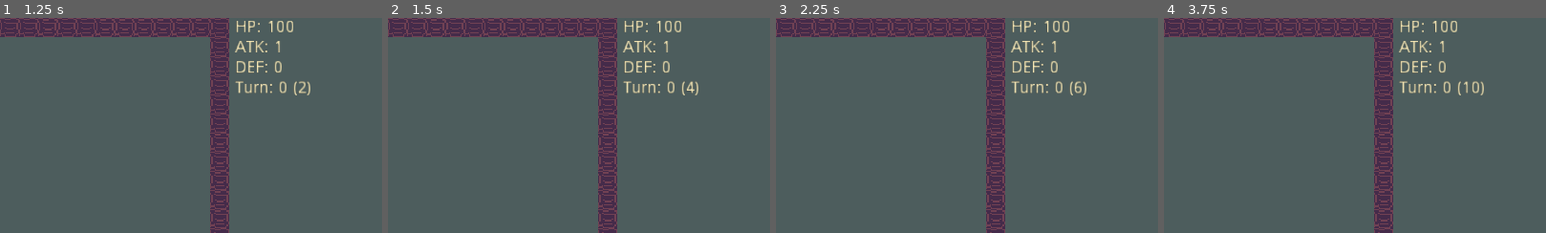
Above: before the commit, frames 1-4 (left to right).
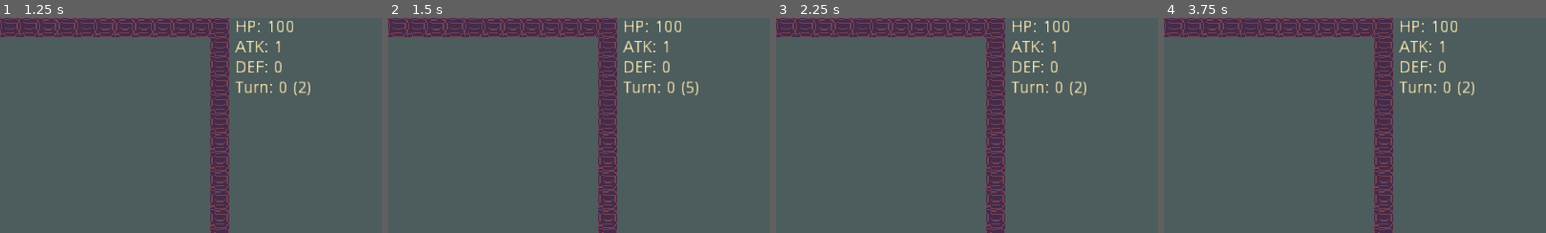
Above: after the commit, the same moments.

Repository: Patashu/Achronal-Dungeon
Game: Godot game, scene res://PlayingField.tscn
The game is run twice, just before and just after one commit, with the same random seed, the same clock (stepped at 60 frames per second) and the same inputs.
Inputs (mouse positions are % of the whole screen's width and height, from its top left):
- Up to frame 1 (1.25 s): tap Enter at 0.5 s; move the mouse to (72, 45) at 0.52 s; hold Right (ui_right) from 0.53 s (still down); tap Z (undo) at 0.6 s
- Up to frame 2 (1.5 s): tap R (restart) at 1.25 s; move the mouse to (30, 55) at 1.27 s; release Right (ui_right) at 1.28 s; hold Down (ui_down) from 1.28 s (still down); tap Z (undo) at 1.35 s
- Up to frame 3 (2.25 s): tap Escape (meta_restart) at 2 s; move the mouse to (60, 28) at 2.02 s; release Down (ui_down) at 2.03 s; hold Right (ui_right) from 2.03 s (still down); tap Z (undo) at 2.1 s
- Up to frame 4 (3.75 s): tap R (restart) at 2.75 s; move the mouse to (45, 70) at 2.77 s; release Right (ui_right) at 2.78 s; hold Up (ui_up) 2.78-3.53 s; tap Z (undo) at 2.85, 3.6 s; tap Escape (meta_restart) at 3.5 s; move the mouse to (80, 65) at 3.52 s; hold Left (ui_left) from 3.53 s (still down)
The pictures show only the part of the screen within x 50-100%, y 0-50%; the shares and areas given below are measured in that part.

Frame 1 is identical in both runs. In frame 2, less than 0.1% of the frame differs, in the area x 78-81%, y 29-36%; in frame 3, less than 0.1%; in frame 4, 0.2%, in the area x 78-84%, y 29-36%.

Commit message:
green pickups and meta restart

Diff:
--- a/GameLogic.gd
+++ b/GameLogic.gd
@@ -22,6 +22,8 @@
 var greenality_avail = 0;
 var pickaxes = 0;
 var warpwings = 0;
+var green_tutorial_message_seen = false;
+var greenality_tutorial_message_seen = false;
 
 func _ready() -> void:
 	# setup hero info
@@ -83,22 +85,28 @@
 	var multiplier_val = multiplier_id_to_number(multiplier_dest)
 	var dest_to_use = floormap.get_cellv(dest_loc);
 	var dest_name = floormap.tile_set.tile_get_name(dest_to_use).to_lower();
-	# TODO: handle green
-	add_undo_event(["destroy", dest_loc, dest_name, multiplier_val]);
+	var is_green = "green" in dest_name;
+	add_undo_event(["destroy", dest_loc, dest_name, multiplier_val], is_green);
 	floormap.set_cellv(dest_loc, -1);
 	multipliermap.set_cellv(dest_loc, -1);
+	var message = "";
 	if ("potion" in dest_name):
-		add_undo_event(["gain_hp", multiplier_val]);
+		add_undo_event(["gain_hp", multiplier_val], is_green);
 		hero_hp += multiplier_val;
-		print_message("You drink the " + name_thing(dest_name, multiplier_val) + " and gain " + str(multiplier_val) + " HP!");
+		message = "You drink the " + name_thing(dest_name, multiplier_val) + " and gain " + str(multiplier_val) + " HP!";
 	if ("sword" in dest_name):
-		add_undo_event(["gain_atk", multiplier_val]);
+		add_undo_event(["gain_atk", multiplier_val], is_green);
 		hero_atk += multiplier_val;
-		print_message("You take the " + name_thing(dest_name, multiplier_val) + " and gain " + str(multiplier_val) + " ATK!");
+		message = "You take the " + name_thing(dest_name, multiplier_val) + " and gain " + str(multiplier_val) + " ATK!";
 	if ("shield" in dest_name):
-		add_undo_event(["gain_def", multiplier_val]);
+		add_undo_event(["gain_def", multiplier_val], is_green);
 		hero_def += multiplier_val;
-		print_message("You take the " + name_thing(dest_name, multiplier_val) + " and gain " + str(multiplier_val) + " DEF!");
+		message = "You take the " + name_thing(dest_name, multiplier_val) + " and gain " + str(multiplier_val) + " DEF!";
+	if (!green_tutorial_message_seen):
+		green_tutorial_message_seen = true;
+		message += " GREEN changes persist through undo (z) and restart (r)."
+		pass
+	print_message(message);
 
 func move_hero_commit(dir: Vector2) -> void:
 	add_undo_event(["move", hero_loc]);
@@ -112,40 +120,64 @@
 	hero_loc += dir;
 	actormap.set_cellv(hero_loc, actormap.tile_set.find_tile_by_name("Player"));
 
-func add_undo_event(event: Array) -> void:
-	if (undo_buffer.size() <= hero_turn):
-		undo_buffer.append([]);
-	undo_buffer[hero_turn].append(event);
+func add_undo_event(event: Array, is_green = false) -> void:
+	if (!is_green):
+		if (undo_buffer.size() <= hero_turn):
+			undo_buffer.append([]);
+		undo_buffer[hero_turn].append(event);
+	else:
+		meta_undo_buffer.append(event);
 
 func print_message(message: String)-> void:
 	lastmessage.text = message;
+
+func meta_restart() -> void:
+	restart();
+	# fine as long as doing undo and meta undo events in arbitrary order commutes.
+	# might get weird with Green Player, I'll have to test some things or maybe just hard code it.
+	for event in meta_undo_buffer:
+		undo_one_event(event);
+	meta_undo_buffer = [];
+	hero_keypresses = 0;
+	greenality_avail = greenality_max;
+	update_hero_info();
+
+func restart() -> void:
+	var hero_keypresses_temp = hero_keypresses;
+	while (hero_turn > 0):
+		undo();
+	hero_keypresses = hero_keypresses_temp + 1;
+	update_hero_info();
 
 func undo() -> void:
 	if (hero_turn <= 0):
 		return
 	var events = undo_buffer.pop_back();
 	for event in events:
-		if (event[0] == "move"):
-			move_hero_silently(event[1] - hero_loc);
-		elif (event[0] == "win"):
-			has_won = false;
-		elif (event[0] == "destroy"):
-			var dest_loc = event[1];
-			var dest_name = event[2];
-			var multiplier_val = event[3];
-			floormap.set_cellv(dest_loc, floormap.tile_set.find_tile_by_name(dest_name.capitalize()));
-			if (multiplier_val > 1):
-				multipliermap.set_cellv(dest_loc, multipliermap.tile_set.find_tile_by_name(str(multiplier_val)));
-		elif (event[0] == "gain_hp"):
-			hero_hp -= event[1];
-		elif (event[0] == "gain_atk"):
-			hero_atk -= event[1];
-		elif (event[0] == "gain_def"):
-			hero_def -= event[1];
+		undo_one_event(event);
 
 	hero_turn -= 1;
 	hero_keypresses += 1;
 	update_hero_info();
+
+func undo_one_event(event: Array) -> void:
+	if (event[0] == "move"):
+		move_hero_silently(event[1] - hero_loc);
+	elif (event[0] == "win"):
+		has_won = false;
+	elif (event[0] == "destroy"):
+		var dest_loc = event[1];
+		var dest_name = event[2];
+		var multiplier_val = event[3];
+		floormap.set_cellv(dest_loc, floormap.tile_set.find_tile_by_name(dest_name.capitalize()));
+		if (multiplier_val > 1):
+			multipliermap.set_cellv(dest_loc, multipliermap.tile_set.find_tile_by_name(str(multiplier_val)));
+	elif (event[0] == "gain_hp"):
+		hero_hp -= event[1];
+	elif (event[0] == "gain_atk"):
+		hero_atk -= event[1];
+	elif (event[0] == "gain_def"):
+		hero_def -= event[1];
 
 func update_hover_info() -> void:
 	var dest_loc = floormap.world_to_map(get_viewport().get_mouse_position());
@@ -313,6 +345,10 @@
 	update_hover_info();
 	if (Input.is_action_just_pressed("undo")):
 		undo();
+	if (Input.is_action_just_pressed("restart")):
+		restart();
+	if (Input.is_action_just_pressed("meta_restart")):
+		meta_restart();
 	if (has_won):
 		return;
 	if (Input.is_action_just_pressed("ui_left")):
